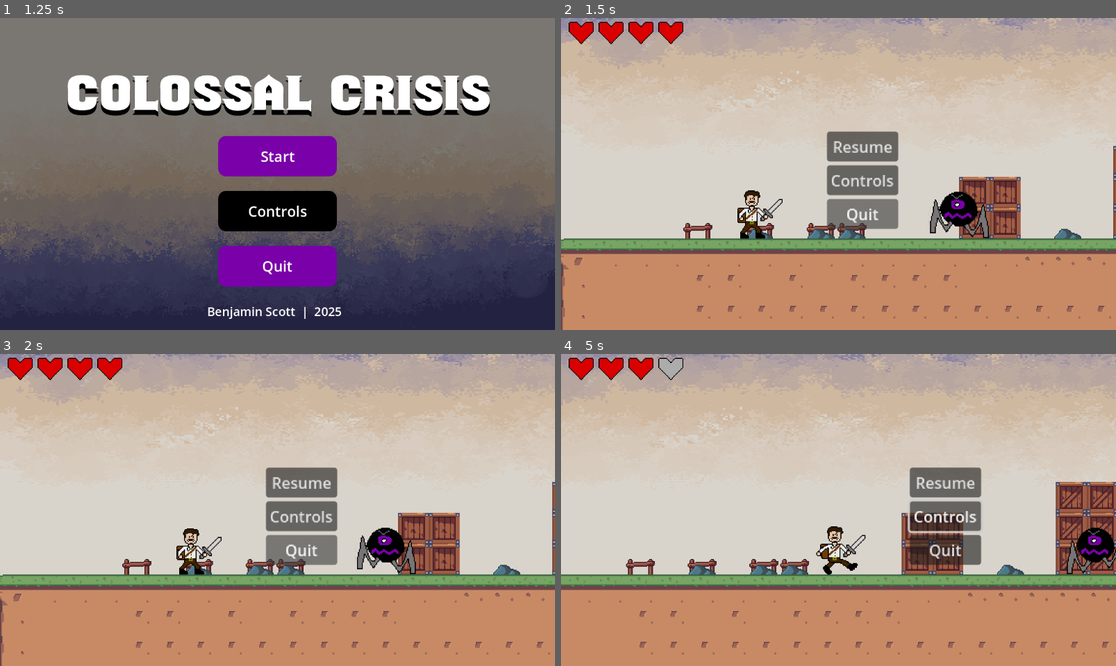
Above: before the commit, frames 1-4 (two rows, left to right).
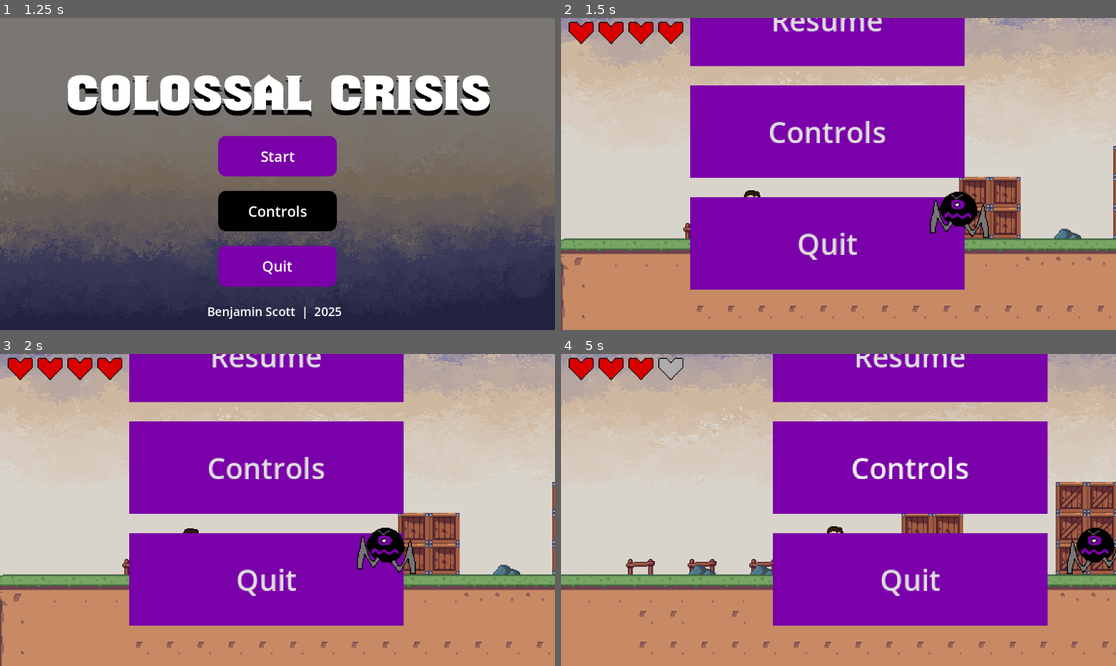
Above: after the commit, the same moments.

Repository: bscott519/ColossalCrisisGame
Game: Godot game, scene res://Scenes/main_menu.tscn
Same seed, same stepped clock (60 frames per second), same inputs: the game is played once before the commit and once after it. The engine's default icon, where the game draws it, is replaced by a stand-in: a white triangle on a blue panel in a dark square.
Inputs (mouse positions are in pixels of both pictures, inside the frame that each line leads up to):
- Up to frame 1 (1.25 s): click "Controls" at 0.5 s
- Up to frame 2 (1.5 s): click "Start" at 1.25 s
- Up to frame 3 (2 s): no input
- Up to frame 4 (5 s): click "Resume" at 2 s; click "Controls" at 2.75 s; move the mouse to (960, 494) at 3.52 s; hold D (right) from 3.53 s (still down); click (960, 494) at 3.6 s; move the mouse to (727, 525) at 4.27 s; click (727, 525) at 4.35 s

Frame 1 is identical in both runs. In frame 2, 37% of the frame differs, in the area x 23-73%, y 0-88%; in frame 3, 37%; in frame 4, 38%, in the area x 38-88%, y 0-88%.
Error in both runs: Invalid call. Nonexistent function 'pauseToggle' in base 'CharacterBody2D (Player)'. (res://Scripts/pause_menu.gd:6)

Commit message:
tweaks to pause and game over

Diff:
--- a/Scenes/game_over.tscn
+++ b/Scenes/game_over.tscn
@@ -11,6 +11,8 @@
 
 [sub_resource type="StyleBoxFlat" id="StyleBoxFlat_qiujn"]
 bg_color = Color(0.497474, 0.497474, 0.497474, 1)
+
+[sub_resource type="StyleBoxEmpty" id="StyleBoxEmpty_pflmc"]
 
 [node name="GameOver" type="CanvasLayer"]
 script = ExtResource("1_kg8xn")
@@ -59,6 +61,7 @@
 theme_override_font_sizes/font_size = 30
 theme_override_styles/normal = SubResource("StyleBoxFlat_scm15")
 theme_override_styles/hover = SubResource("StyleBoxFlat_qiujn")
+theme_override_styles/focus = SubResource("StyleBoxEmpty_pflmc")
 text = "Try Again"
 
 [node name="Quit" type="Button" parent="VBoxContainer"]
@@ -67,6 +70,7 @@
 theme_override_font_sizes/font_size = 30
 theme_override_styles/normal = SubResource("StyleBoxFlat_scm15")
 theme_override_styles/hover = SubResource("StyleBoxFlat_qiujn")
+theme_override_styles/focus = SubResource("StyleBoxEmpty_pflmc")
 text = "Quit"
 
 [connection signal="pressed" from="VBoxContainer/TryAgain" to="." method="_on_try_again_pressed"]
--- a/Scenes/pause_menu.tscn
+++ b/Scenes/pause_menu.tscn
@@ -1,6 +1,16 @@
-[gd_scene load_steps=2 format=3 uid="uid://b07naphow6dr2"]
+[gd_scene load_steps=6 format=3 uid="uid://b07naphow6dr2"]
 
 [ext_resource type="Script" path="res://Scripts/pause_menu.gd" id="1_eoybq"]
+
+[sub_resource type="StyleBoxFlat" id="StyleBoxFlat_s4kco"]
+bg_color = Color(0.478431, 0.00392157, 0.662745, 1)
+
+[sub_resource type="StyleBoxFlat" id="StyleBoxFlat_s3sf7"]
+bg_color = Color(0, 0, 0, 1)
+
+[sub_resource type="StyleBoxFlat" id="StyleBoxFlat_jwy6p"]
+
+[sub_resource type="StyleBoxEmpty" id="StyleBoxEmpty_fej2x"]
 
 [node name="PauseMenu" type="Control"]
 layout_mode = 3
@@ -11,26 +21,51 @@
 grow_vertical = 2
 script = ExtResource("1_eoybq")
 
-[node name="MarginContainer" type="MarginContainer" parent="."]
-layout_mode = 0
-offset_right = 40.0
-offset_bottom = 40.0
+[node name="VBoxContainer" type="VBoxContainer" parent="."]
+layout_mode = 1
+anchors_preset = 8
+anchor_left = 0.5
+anchor_top = 0.5
+anchor_right = 0.5
+anchor_bottom = 0.5
+offset_left = -142.5
+offset_top = -164.0
+offset_right = 142.5
+offset_bottom = 164.0
+grow_horizontal = 2
+grow_vertical = 2
+theme_override_constants/separation = 20
 
-[node name="VBoxContainer" type="VBoxContainer" parent="MarginContainer"]
+[node name="Resume" type="Button" parent="VBoxContainer"]
 layout_mode = 2
-
-[node name="Resume" type="Button" parent="MarginContainer/VBoxContainer"]
-layout_mode = 2
+size_flags_vertical = 3
+theme_override_font_sizes/font_size = 30
+theme_override_styles/normal = SubResource("StyleBoxFlat_s4kco")
+theme_override_styles/hover = SubResource("StyleBoxFlat_s3sf7")
+theme_override_styles/pressed = SubResource("StyleBoxFlat_jwy6p")
+theme_override_styles/focus = SubResource("StyleBoxEmpty_fej2x")
 text = "Resume"
 
-[node name="Controls" type="Button" parent="MarginContainer/VBoxContainer"]
+[node name="Controls" type="Button" parent="VBoxContainer"]
 layout_mode = 2
+size_flags_vertical = 3
+theme_override_font_sizes/font_size = 30
+theme_override_styles/normal = SubResource("StyleBoxFlat_s4kco")
+theme_override_styles/hover = SubResource("StyleBoxFlat_s3sf7")
+theme_override_styles/pressed = SubResource("StyleBoxFlat_jwy6p")
+theme_override_styles/focus = SubResource("StyleBoxEmpty_fej2x")
 text = "Controls"
 
-[node name="Quit" type="Button" parent="MarginContainer/VBoxContainer"]
+[node name="Quit" type="Button" parent="VBoxContainer"]
 layout_mode = 2
+size_flags_vertical = 3
+theme_override_font_sizes/font_size = 30
+theme_override_styles/normal = SubResource("StyleBoxFlat_s4kco")
+theme_override_styles/hover = SubResource("StyleBoxFlat_s3sf7")
+theme_override_styles/pressed = SubResource("StyleBoxFlat_jwy6p")
+theme_override_styles/focus = SubResource("StyleBoxEmpty_fej2x")
 text = "Quit"
 
-[connection signal="pressed" from="MarginContainer/VBoxContainer/Resume" to="." method="_on_resume_pressed"]
-[connection signal="pressed" from="MarginContainer/VBoxContainer/Controls" to="." method="_on_controls_pressed"]
-[connection signal="pressed" from="MarginContainer/VBoxContainer/Quit" to="." method="_on_quit_pressed"]
+[connection signal="pressed" from="VBoxContainer/Resume" to="." method="_on_resume_pressed"]
+[connection signal="pressed" from="VBoxContainer/Controls" to="." method="_on_controls_pressed"]
+[connection signal="pressed" from="VBoxContainer/Quit" to="." method="_on_quit_pressed"]
Not shown: 1 places in Scenes/game_over.tscn that only renumber resources
